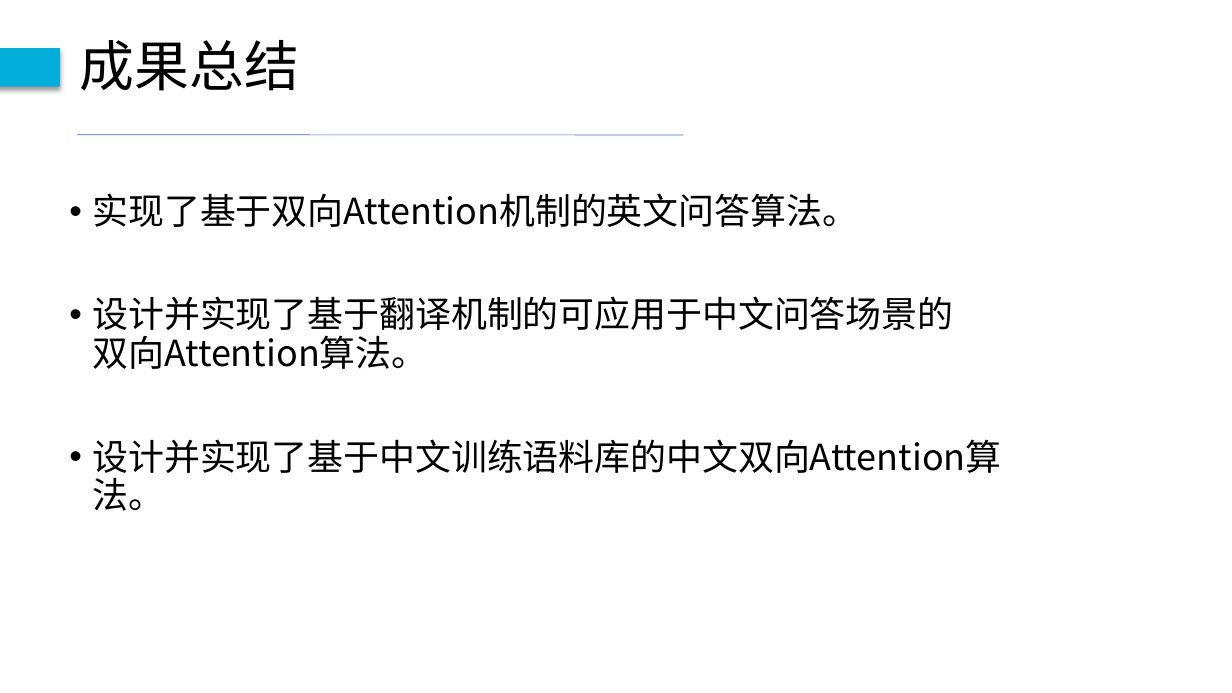
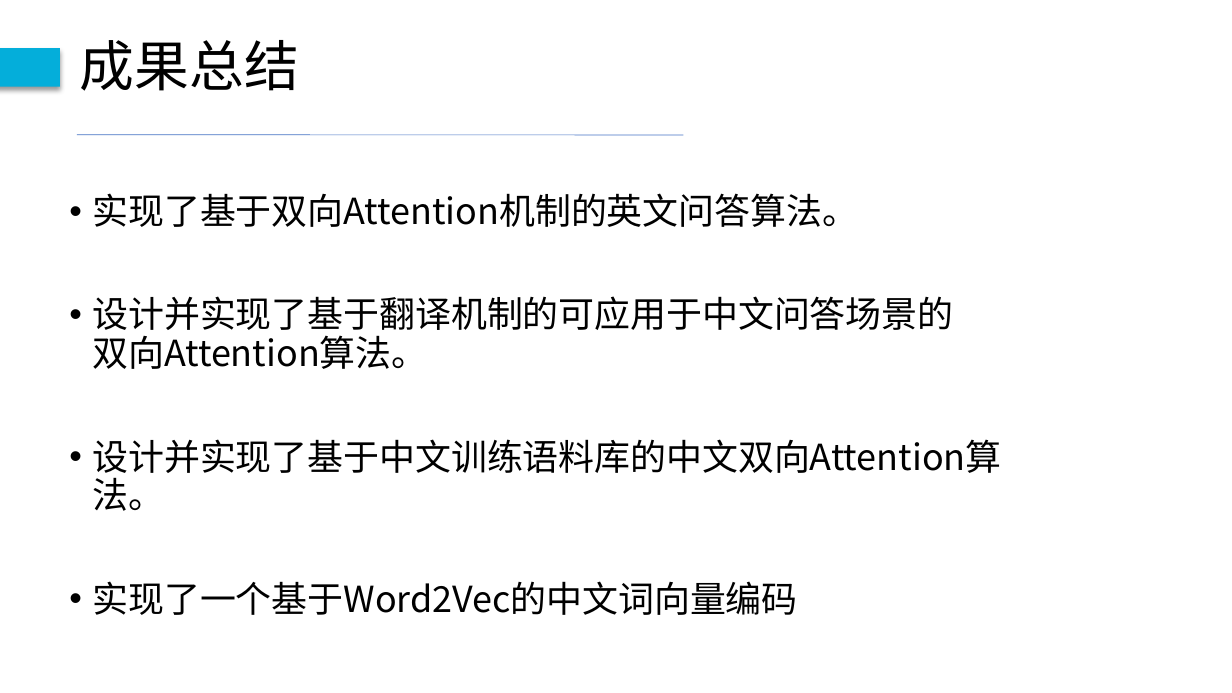
Before and after one commit to ZhouDavid/UnderGraduProject, a slide deck: slide 19 of 毕设论文/毕设终期答辩-周建宇.pptx (slide 12 before the commit). Drawn at 1232x693 pixels with LibreOffice and Linux fonts; fonts in the diff are those of the drawing. Boxes give left, top, right and bottom in pixels: in the first picture for what was removed or moved away, otherwise in the second. Text is boxed around its words. In the diff, an @@ line names an element or a change of style, - is before the commit and + after.

```diff
--- a/毕设论文/毕设终期答辩-周建宇.pptx
+++ b/毕设论文/毕设终期答辩-周建宇.pptx
@@ text at (92, 581, 797, 615): paragraph added @@
+• 实现了一个基于Word2Vec的中文词向量编码
```
Also in this commit, not shown: 12 other slides changed, 9 slides added, 4 other files.
